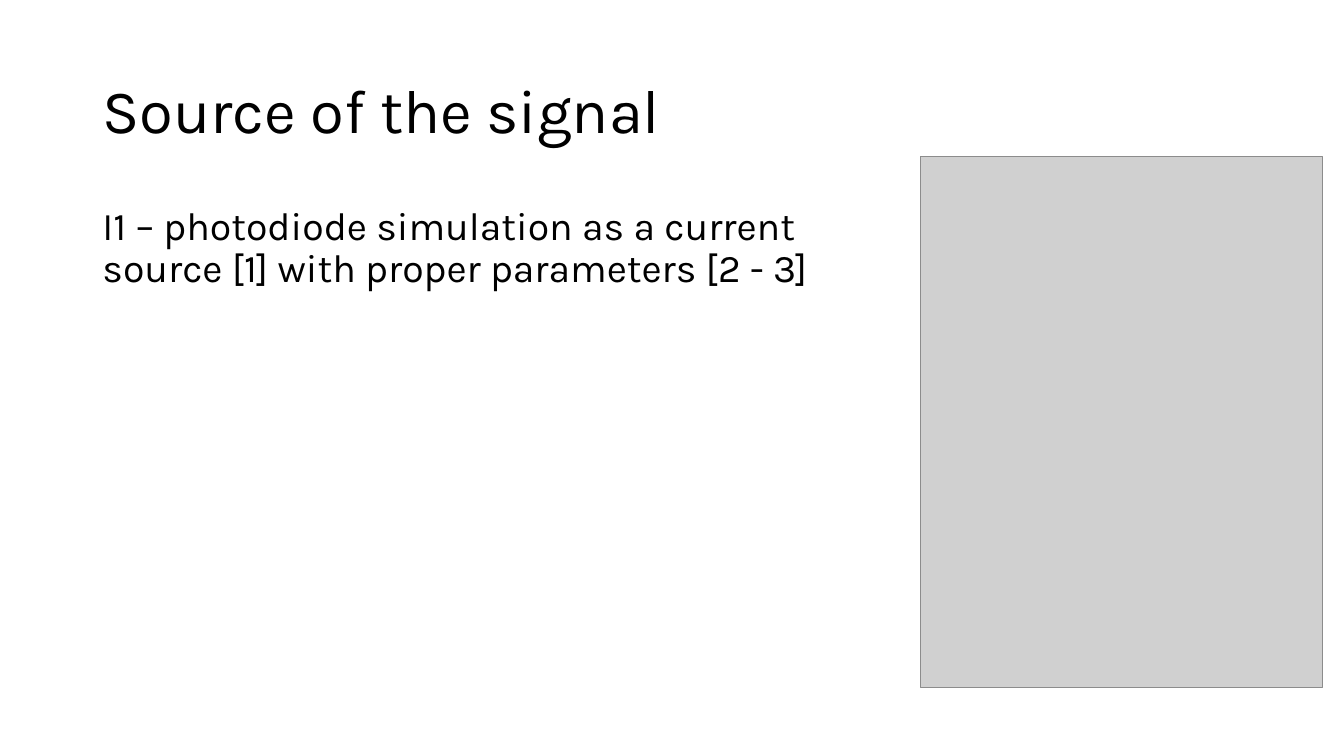
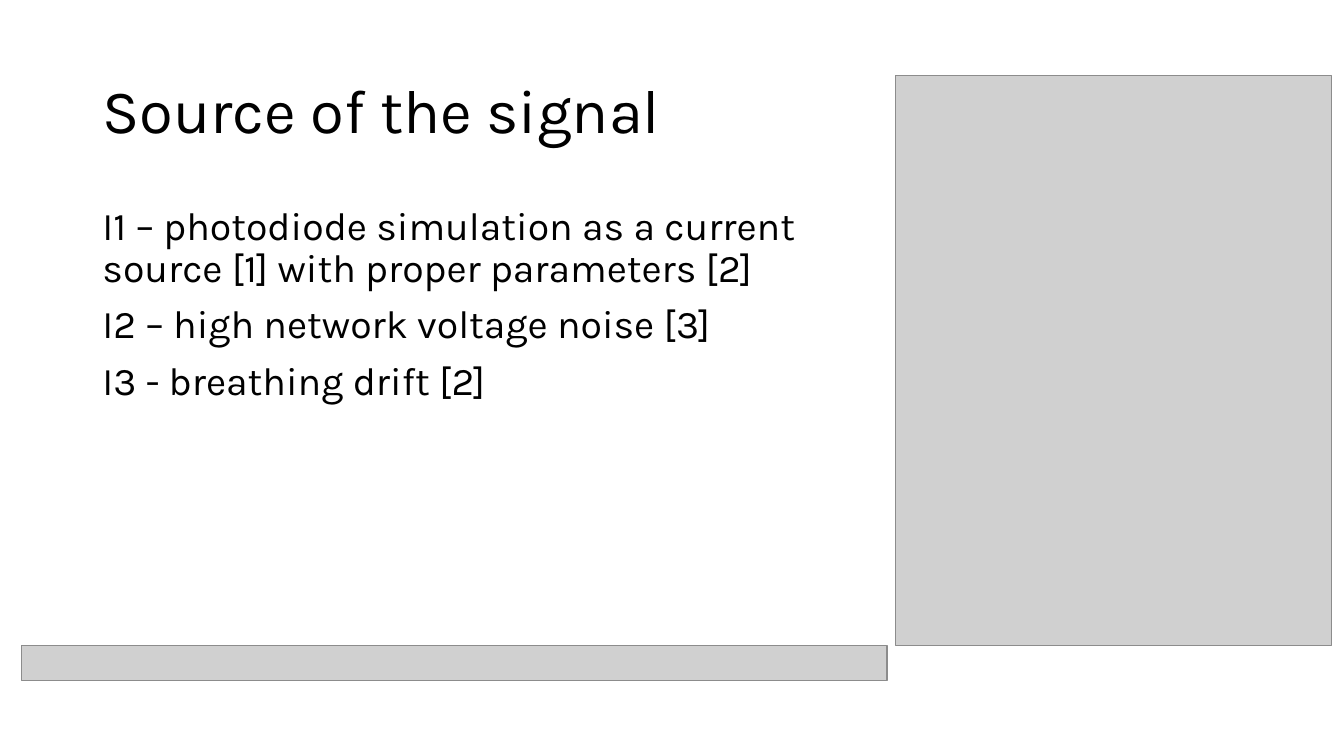
Before and after one commit to Equerm8/A-beating-heart, a slide deck: slide 9 of docs/pres2.pptx (slide 8 before the commit). Drawn at 1344x756 pixels with LibreOffice and Linux fonts; fonts in the diff are those of the drawing; grey boxes stand for pictures. Boxes give left, top, right and bottom in pixels: in the first picture for what was removed or moved away, otherwise in the second. Text is boxed around its words. In the diff, an @@ line names an element or a change of style, - is before the commit and + after.

```diff
--- a/docs/pres2.pptx
+++ b/docs/pres2.pptx
@@ picture: place and size @@
-picture at (921,156,1323,687)
+picture at (896,76,1333,645)
@@ text at (102,213,795,405): text changed @@
-I1 – photodiode simulation as a current source [1] with proper parameters [2 - 3]
+I1 – photodiode simulation as a current source [1] with proper parameters [2]
+I2 – high network voltage noise [3]
+I3 - breathing drift [2]
@@ picture added at (22,645,887,681) @@
```
Also in this commit, not shown: 2 other slides changed, 4 slides added, 2 slides removed, 8 other files.
